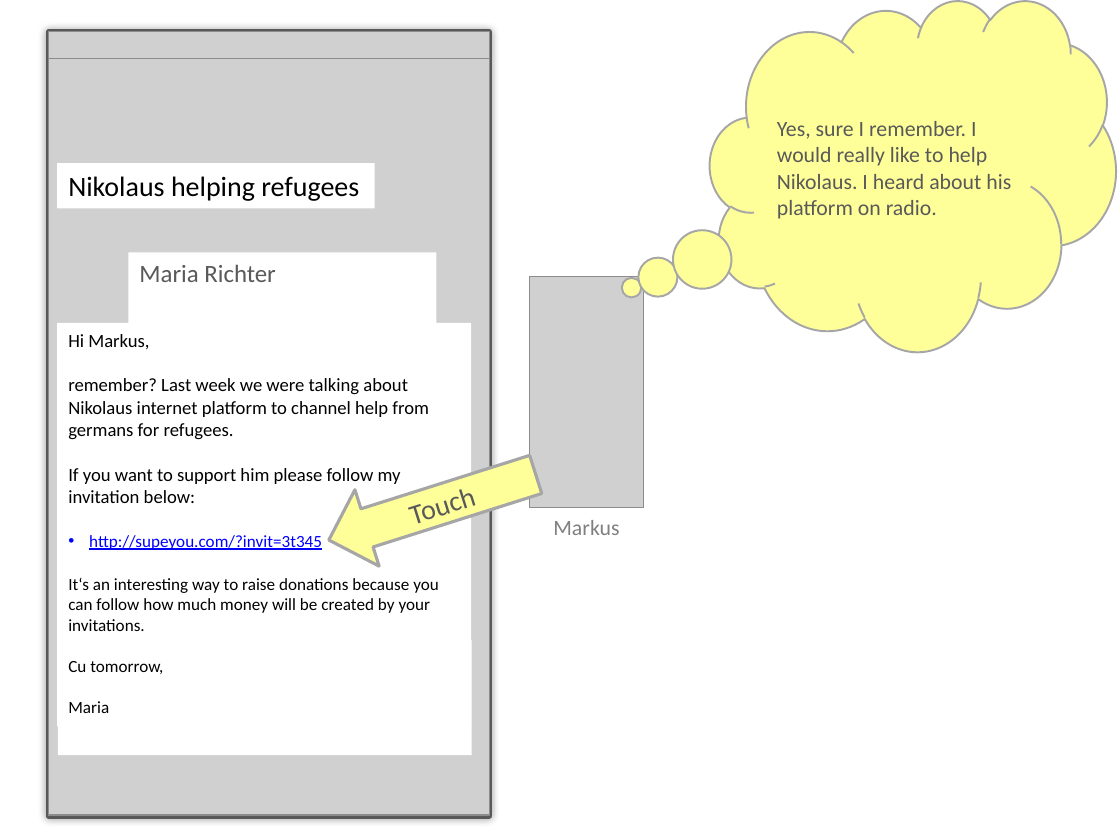
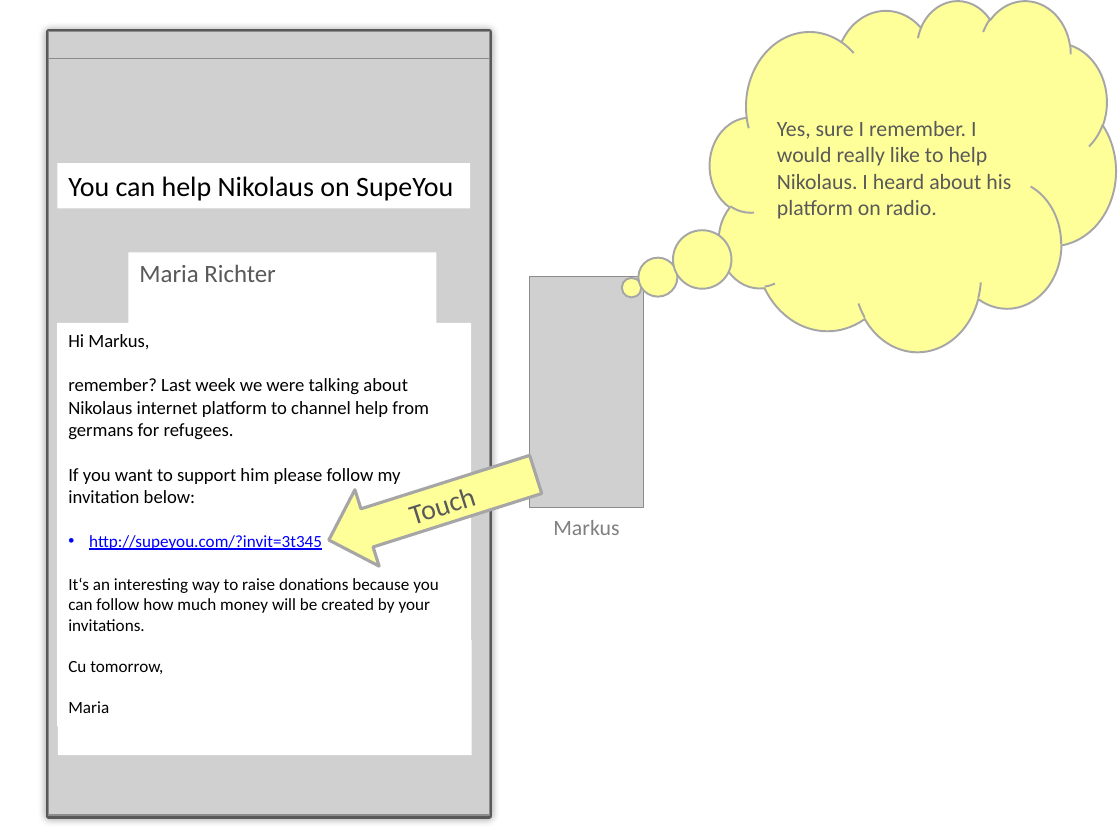
Before and after one commit to MoritzTheile/com.supeyou, a slide deck: slide 2 of com.supeyou.project/doc/SupeYou.scenario.nikolaus.pptx. Drawn at 1120x840 pixels with LibreOffice and Linux fonts; fonts in the diff are those of the drawing; grey boxes stand for pictures. Boxes give left, top, right and bottom in pixels: in the first picture for what was removed or moved away, otherwise in the second. Text is boxed around its words. In the diff, an @@ line names an element or a change of style, - is before the commit and + after.

```diff
--- a/com.supeyou.project/doc/SupeYou.scenario.nikolaus.pptx
+++ b/com.supeyou.project/doc/SupeYou.scenario.nikolaus.pptx
@@ rectangle "You can help Nikolaus on ...": place and size @@
-rectangle "You can help Nikolaus on ..." at [57,164,374,208]
+rectangle "You can help Nikolaus on ..." at [57,164,470,208]
@@ text in rectangle at [68,176,453,201]: text changed @@
-Nikolaus helping refugees
+You can help Nikolaus on SupeYou
```
Also in this commit, not shown: 7 other slides changed, 4 slides added, 5 other files.
